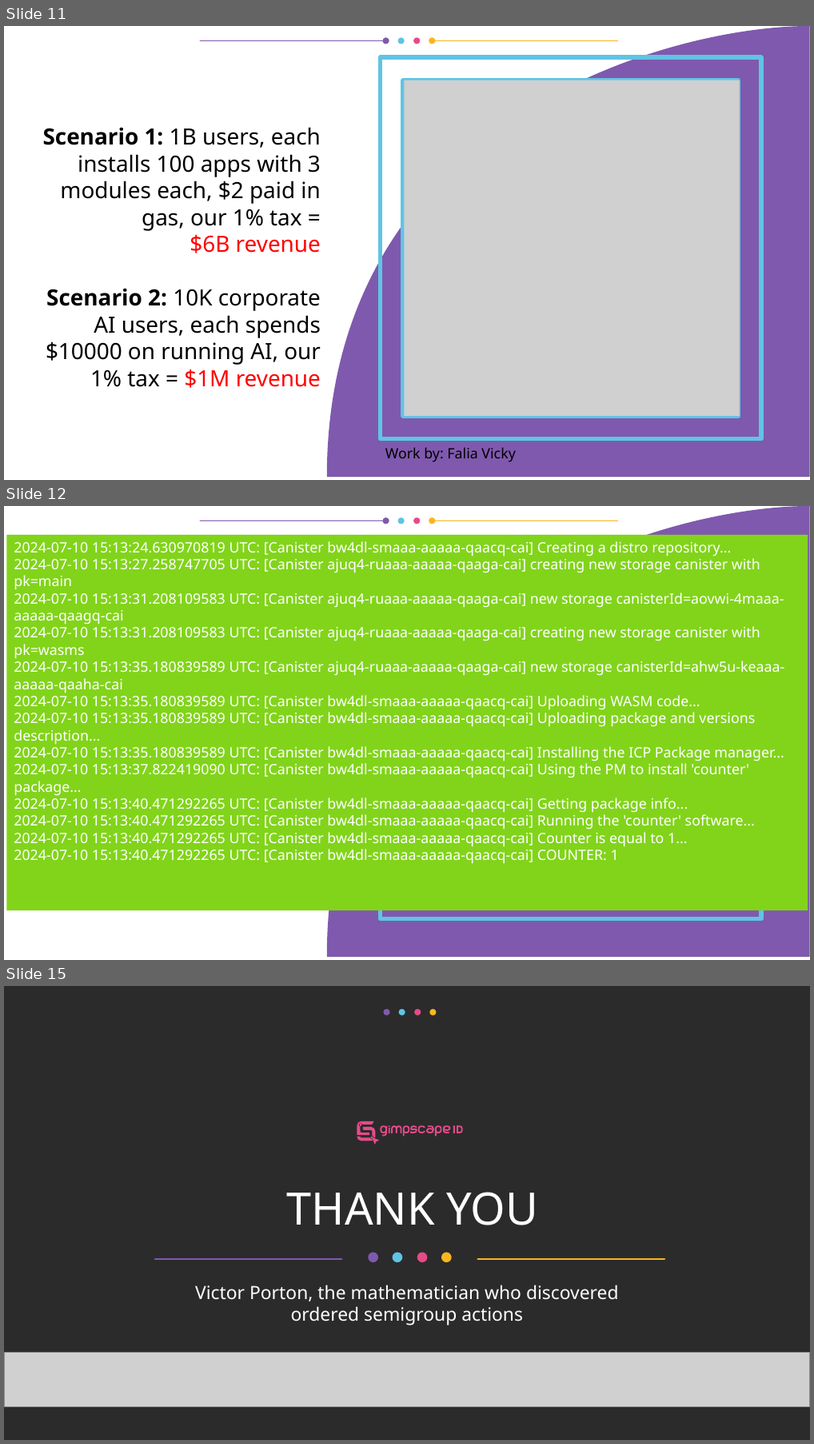
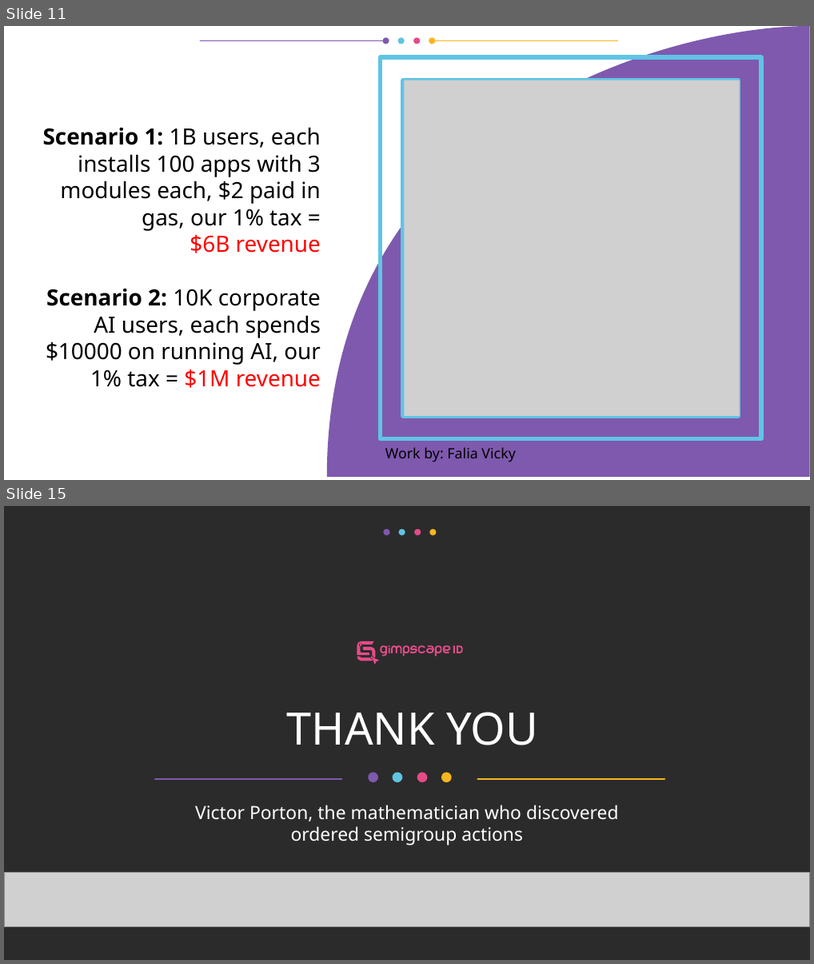
Before and after one commit to vporton/icp-package-manager, a slide deck: docs/presentation.odp. Shown one above the other, each under a label of ours: slides 11, 12 and 15 before the commit, slides 11 and 15 after it; the slides between them are not shown. The pictures are 814x1444 and 814x964 pixels, drawn with LibreOffice and Linux fonts; fonts in the diff are those of the drawing; grey boxes stand for pictures; background and template pictures are left out; a plain dark background stands for a picture behind light text. Boxes give left, top, right and bottom in pixels: in the first picture for what was removed or moved away, otherwise in the second. Text is boxed around its words. In the diff, an @@ line names an element or a change of style, - is before the commit and + after.

```diff
--- a/docs/presentation.odp
+++ b/docs/presentation.odp
@@ slide 12 removed at (4, 506, 810, 960), background #FFFFFF; not listed: 8 template elements that a slide beside it also shows @@
@@ rectangle removed at (7, 535, 809, 910) @@
-2024-07-10 15:13:24.630970819 UTC: [Canister bw4dl-smaaa-aaaaa-qaacq-cai] Creating a distro repository...
-2024-07-10 15:13:27.258747705 UTC: [Canister ajuq4-ruaaa-aaaaa-qaaga-cai] creating new storage canister with pk=main
-2024-07-10 15:13:31.208109583 UTC: [Canister ajuq4-ruaaa-aaaaa-qaaga-cai] new storage canisterId=aovwi-4maaa-aaaaa-qaagq-cai
-2024-07-10 15:13:31.208109583 UTC: [Canister ajuq4-ruaaa-aaaaa-qaaga-cai] creating new storage canister with pk=wasms
-2024-07-10 15:13:35.180839589 UTC: [Canister ajuq4-ruaaa-aaaaa-qaaga-cai] new storage canisterId=ahw5u-keaaa-aaaaa-qaaha-cai
-2024-07-10 15:13:35.180839589 UTC: [Canister bw4dl-smaaa-aaaaa-qaacq-cai] Uploading WASM code...
-2024-07-10 15:13:35.180839589 UTC: [Canister bw4dl-smaaa-aaaaa-qaacq-cai] Uploading package and versions description...
-2024-07-10 15:13:35.180839589 UTC: [Canister bw4dl-smaaa-aaaaa-qaacq-cai] Installing the ICP Package manager...
-2024-07-10 15:13:37.822419090 UTC: [Canister bw4dl-smaaa-aaaaa-qaacq-cai] Using the PM to install 'counter' package...
-2024-07-10 15:13:40.471292265 UTC: [Canister bw4dl-smaaa-aaaaa-qaacq-cai] Getting package info...
-2024-07-10 15:13:40.471292265 UTC: [Canister bw4dl-smaaa-aaaaa-qaacq-cai] Running the 'counter' software...
-2024-07-10 15:13:40.471292265 UTC: [Canister bw4dl-smaaa-aaaaa-qaacq-cai] Counter is equal to 1...
-2024-07-10 15:13:40.471292265 UTC: [Canister bw4dl-smaaa-aaaaa-qaacq-cai] COUNTER: 1
```
Also in this commit, not shown: 4 slides changed, 5 slides added, 4 other slides removed.
